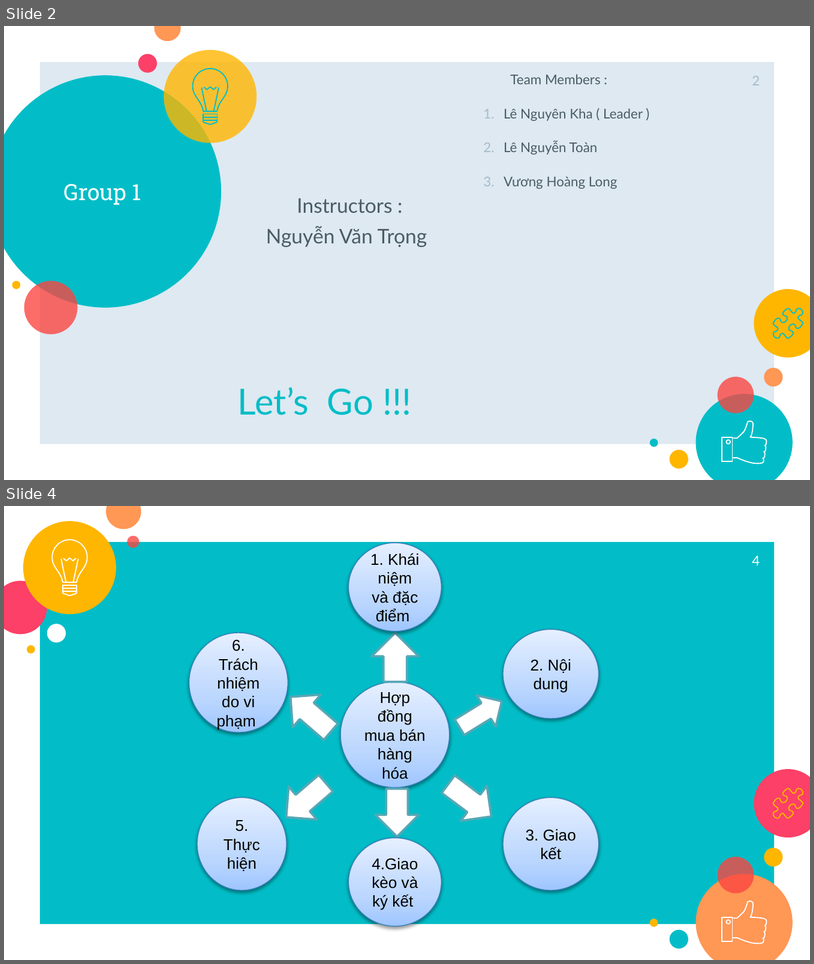
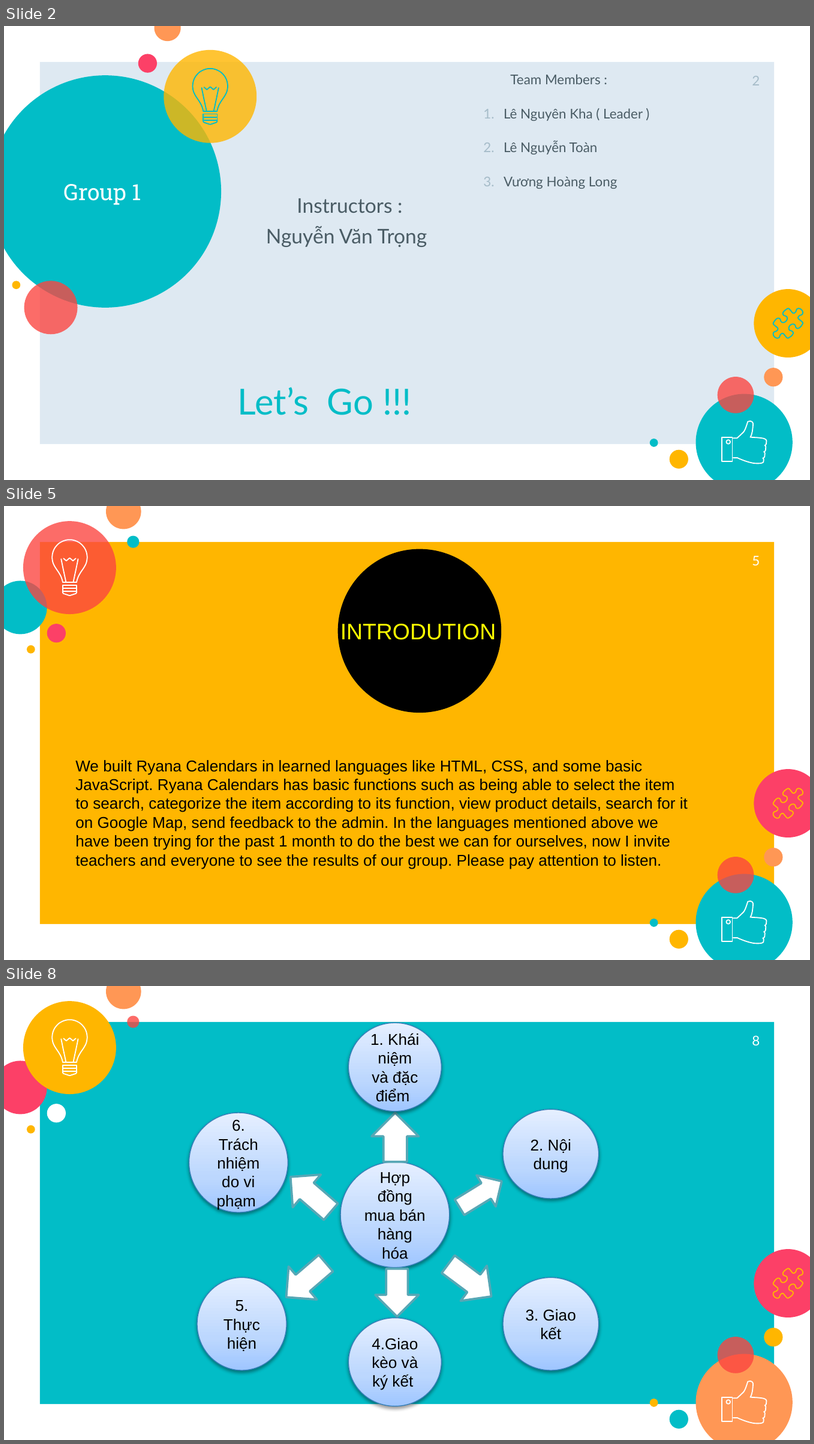
Before and after one commit to hoanglongvuong/aptechseem1, a slide deck: My Projects/SlideWebsite.pptx. Shown one above the other, each under a label of ours: slides 2 and 4 before the commit, slides 2, 5 and 8 after it; the slides between them are not shown. The pictures are 814x964 and 814x1444 pixels, drawn with LibreOffice and Linux fonts; fonts in the diff are those of the drawing. Boxes give left, top, right and bottom in pixels: in the first picture for what was removed or moved away, otherwise in the second. Text is boxed around its words. In the diff, an @@ line names an element or a change of style, - is before the commit and + after.

```diff
--- a/My Projects/SlideWebsite.pptx
+++ b/My Projects/SlideWebsite.pptx
@@ slide 5 added at box(4, 506, 810, 960), background #FFFFFF; not listed: 19 template elements that a slide beside it also shows @@
@@ ellipse added at box(23, 522, 116, 614), fill #FC4540 at 79% opacity @@
@@ ellipse added at box(128, 536, 140, 548), fill #02BDC7 @@
@@ rectangle added at box(40, 542, 775, 924), fill #FFB600 @@
@@ ellipse added at box(339, 550, 501, 712), fill #000000, outline #000000 2 pt @@
@@ page number added at box(752, 556, 760, 565), 12 pt, text #FFFFFF @@
+5
@@ ellipse added at box(4, 581, 47, 634), fill #02BDC7 @@
@@ ellipse added at box(47, 624, 65, 642), fill #FC4067 @@
@@ text added at box(341, 624, 496, 640), 20 pt, text #FFFF00 @@
+INTRODUTION
@@ text added at box(75, 760, 688, 868), 14 pt, text #000000 @@
+We built Ryana Calendars in learned languages like HTML, CSS, and some basic JavaScript. Ryana Calendars has basic functions such as being able to select the item to search, categorize the item according to its function, view product details, search for it on Google Map, send feedback to the admin. In the languages mentioned above we have been trying for the past 1 month to do the best we can for ourselves, now I invite teachers and everyone to see the results of our group. Please pay attention to listen.
@@ what was slide 4 is now slide 8 @@
@@ page number at box(752, 1035, 760, 1045): text changed @@
-4
+8
```
Also in this commit, not shown: 2 slides changed, 5 other slides added, 1 slide removed, 14 other files.
